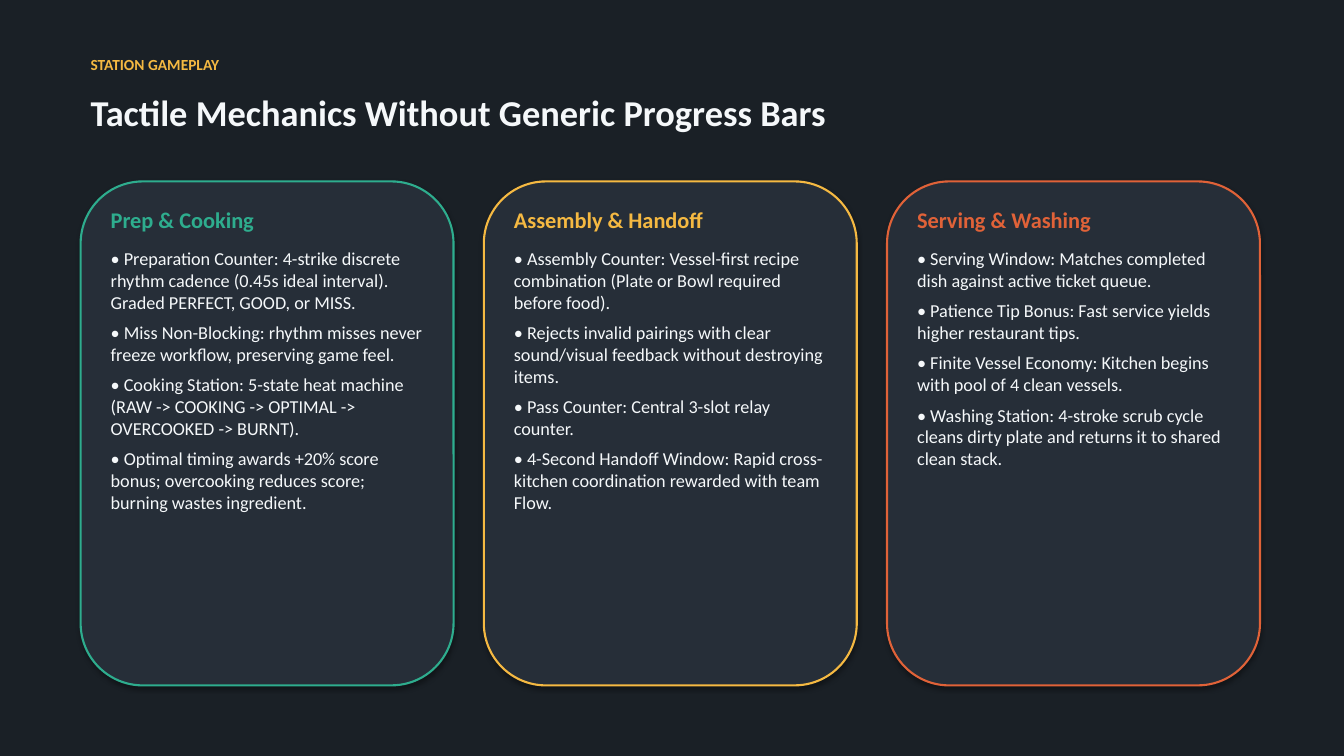
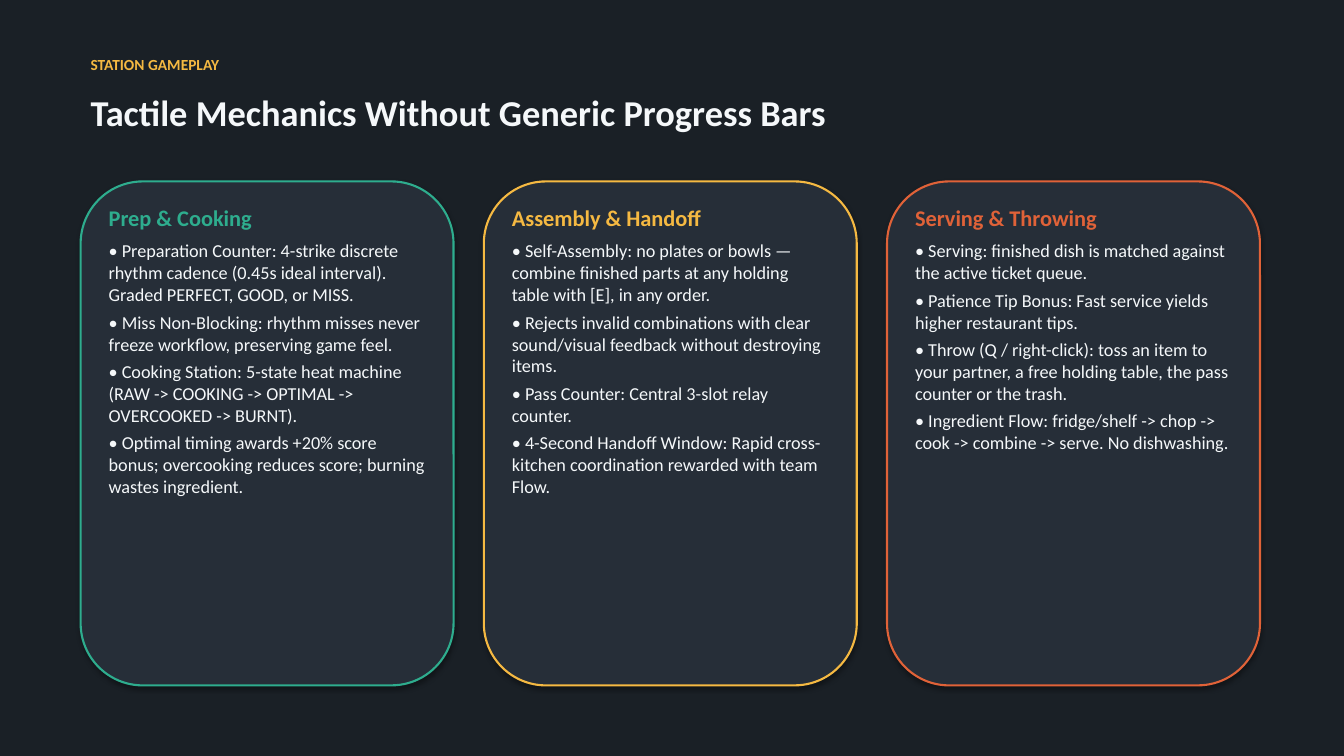
Before and after one commit to madlyham/two-ladles, a slide deck: slide 6 of docs/two_ladles_concept.pptx. Drawn at 1344x756 pixels with LibreOffice and Linux fonts; fonts in the diff are those of the drawing. Boxes give left, top, right and bottom in pixels: in the first picture for what was removed or moved away, otherwise in the second. Text is boxed around its words. In the diff, an @@ line names an element or a change of style, - is before the commit and + after.

```diff
--- a/docs/two_ladles_concept.pptx
+++ b/docs/two_ladles_concept.pptx
@@ text "Prep & Cooking" at (109,210,424,496): less space between paragraphs @@
@@ text at (512,210,820,493): less space between paragraphs @@
@@ text at (915,210,1225,282): text changed @@
-Serving & Washing
-• Serving Window: Matches completed dish against active ticket queue.
+Serving & Throwing
+• Serving: finished dish is matched against the active ticket queue.
@@ text at (512,244,821,372): text changed @@
-• Assembly Counter: Vessel-first recipe combination (Plate or Bowl required before food).
-• Rejects invalid pairings with clear sound/visual feedback without destroying items.
+• Self-Assembly: no plates or bowls — combine finished parts at any holding table with [E], in any order.
+• Rejects invalid combinations with clear sound/visual feedback without destroying items.
@@ text at (915,294,1208,332): less space between paragraphs @@
@@ text at (915,343,1228,452): text changed @@
-• Finite Vessel Economy: Kitchen begins with pool of 4 clean vessels.
-• Washing Station: 4-stroke scrub cycle cleans dirty plate and returns it to shared clean stack.
+• Throw (Q / right-click): toss an item to your partner, a free holding table, the pass counter or the trash.
+• Ingredient Flow: fridge/shelf -> chop -> cook -> combine -> serve. No dishwashing.
```
Also in this commit, not shown: 10 other slides changed, 4 slides added, 1 slide removed, 43 other files.
